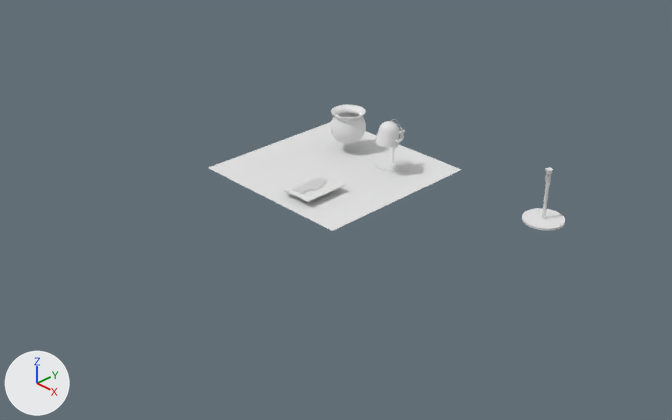
Before and after pictures for a commit that changed the Blender file Task3/ModelingObjects.blend.
Rendered twice from a camera (50 mm lens) standing at (22.1, -21.4, 14.6) and looking at (0.3, -0.2, -1.5). Every picture has the same lights, and +X, +Y and +Z are marked at lower left. Materials are left out; every surface is plain grey.

Objects in the first picture: 'Cube', 'FunBase', 'LampBase', 'Lampshade', 'Plane', 'Vase'.
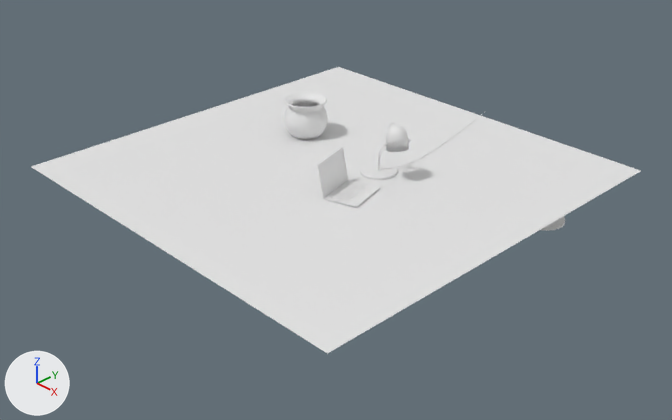
What differs and where, as boxes (x1, y1, x2, y2) in the pictures (672 x 420 px):
```json
{"object": "Plane", "change": "rescaled", "before": [209, 122, 462, 231], "after": [31, 67, 641, 354], "on screen": "141% wider, 162% taller"}
{"object": "Vase", "change": "moved, rescaled", "before": [330, 105, 366, 143], "after": [284, 92, 328, 140], "on screen": "22% wider, 26% taller"}
{"object": "LampBase", "change": "moved, turned, rescaled", "before": [374, 127, 412, 172], "after": [360, 133, 411, 180]}
{"object": "Cube.003", "change": "added", "after": [317, 147, 348, 199]}
{"object": "Lampshade", "change": "moved, turned", "before": [375, 121, 399, 148], "after": [386, 125, 409, 152]}
```

The change, as JSON lines over the scene's bpy script:
```json
{"op": "add", "block": "me_cube_005", "code": ["me_cube_005 = bpy.data.meshes.new('Cube.005')", "me_cube_005.from_pydata(...)  # 44 vertices, 34 faces; spans x -1.96..0.04, y -0.95..1.05, z -0.96..1.04"]}
{"op": "set", "path": "ob_plane.scale", "old": "(3.28, 3.28, 3.28)", "new": "(7.87, 7.87, 7.87)"}
{"op": "set", "path": "ob_vase.location", "old": "(-0.85, 1.53, 0.95)", "new": "(-3.1, 1.43, 0.62)"}
{"op": "set", "path": "ob_vase.scale", "old": "(0.473, 0.473, 0.473)", "new": "(0.61, 0.61, 0.61)"}
{"op": "set", "path": "ob_lampbase.scale", "old": "(0.37, 0.37, 0.0196)", "new": "(1.0, 1.0, 1.0)"}
{"op": "set", "path": "ob_lampbase.location", "old": "(1.22, 1.8, 0.04)", "new": "(1.29, 0.97, 0.04)"}
{"op": "set", "path": "ob_lampbase.rotation_euler", "old": "(0.0, 0.0, 0.0)", "new": "(0.0, 0.0, 1.175)", "note": "degrees (0, 0, 0) -> degrees (0, 0, 67)"}
{"op": "set", "path": "ob_lampshade.location", "old": "(1.22, 1.8, 0.04)", "new": "(1.29, 0.97, 0.04)"}
{"op": "set", "path": "ob_lampshade.rotation_euler", "old": "(0.0, 0.0, 0.0)", "new": "(0.0, 0.0, 1.175)", "note": "degrees (0, 0, 0) -> degrees (0, 0, 67)"}
{"op": "add", "block": "ob_cube_003", "code": ["ob_cube_003 = bpy.data.objects.new('Cube.003', me_cube_005)", "ob_cube_003.location = (1.29, -1.21, 0.03)", "ob_cube_003.rotation_euler = (0.0, 1.387, 0.274)  # degrees (0, 79, 16)", "ob_cube_003.scale = (0.63, 0.844, 0.0109)"]}
```
